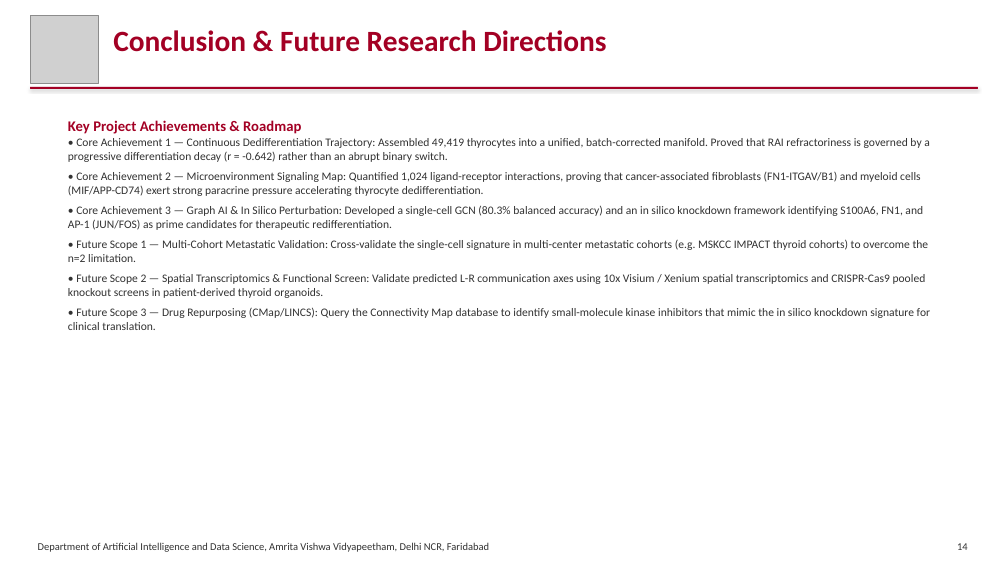
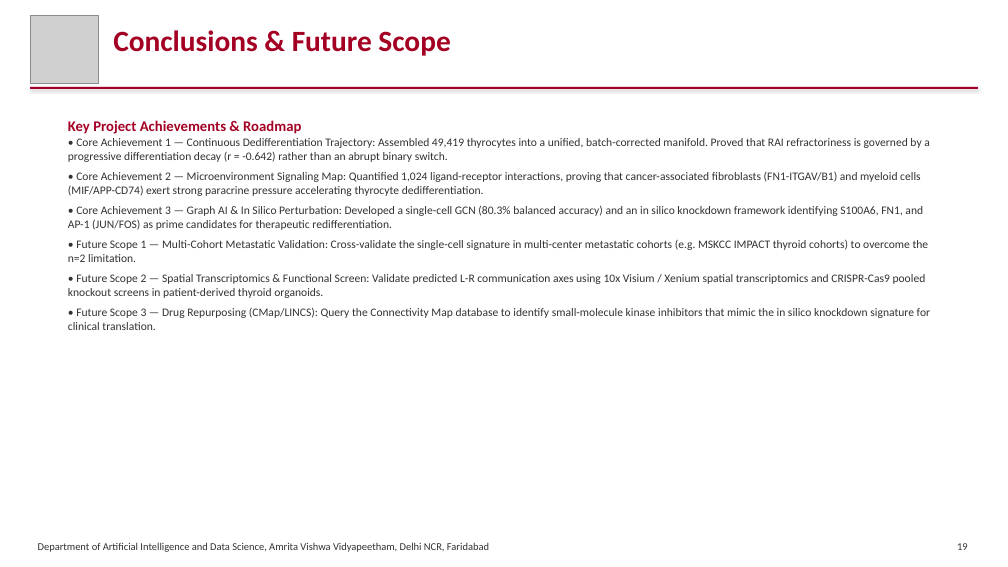
Before and after one commit to SatyaKrishna2811/thyroid_scRNA, a slide deck: slide 19 of Single-Cell Trajectory Mapping of Radioiodine Refractoriness in Thyroid Cancer_EndTerm.pptx (slide 14 before the commit). Drawn at 1008x567 pixels with LibreOffice and Linux fonts; fonts in the diff are those of the drawing; grey boxes stand for pictures. Boxes give left, top, right and bottom in pixels: in the first picture for what was removed or moved away, otherwise in the second. Text is boxed around its words. In the diff, an @@ line names an element or a change of style, - is before the commit and + after.

```diff
--- a/Single-Cell Trajectory Mapping of Radioiodine Refractoriness in Thyroid Cancer_EndTerm.pptx
+++ b/Single-Cell Trajectory Mapping of Radioiodine Refractoriness in Thyroid Cancer_EndTerm.pptx
@@ text at (113, 30, 450, 56): text changed @@
-Conclusion & Future Research Directions
+Conclusions & Future Scope
@@ text at (957, 543, 968, 550): text changed @@
-14
+19
```
Also in this commit, not shown: 14 other slides changed, 5 slides added.
